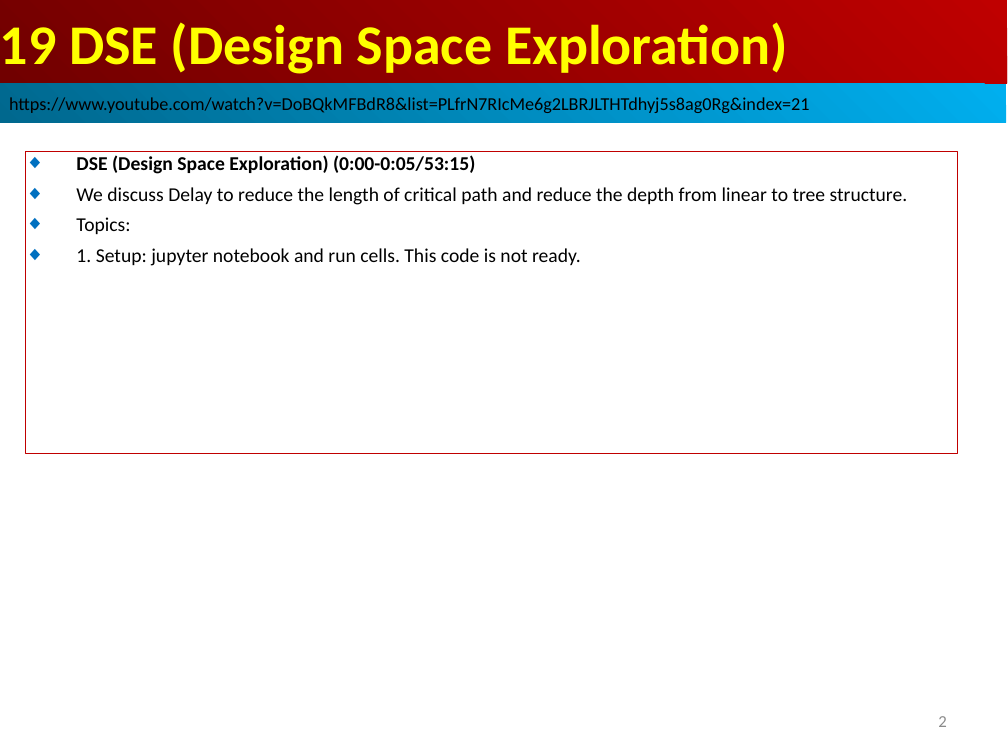
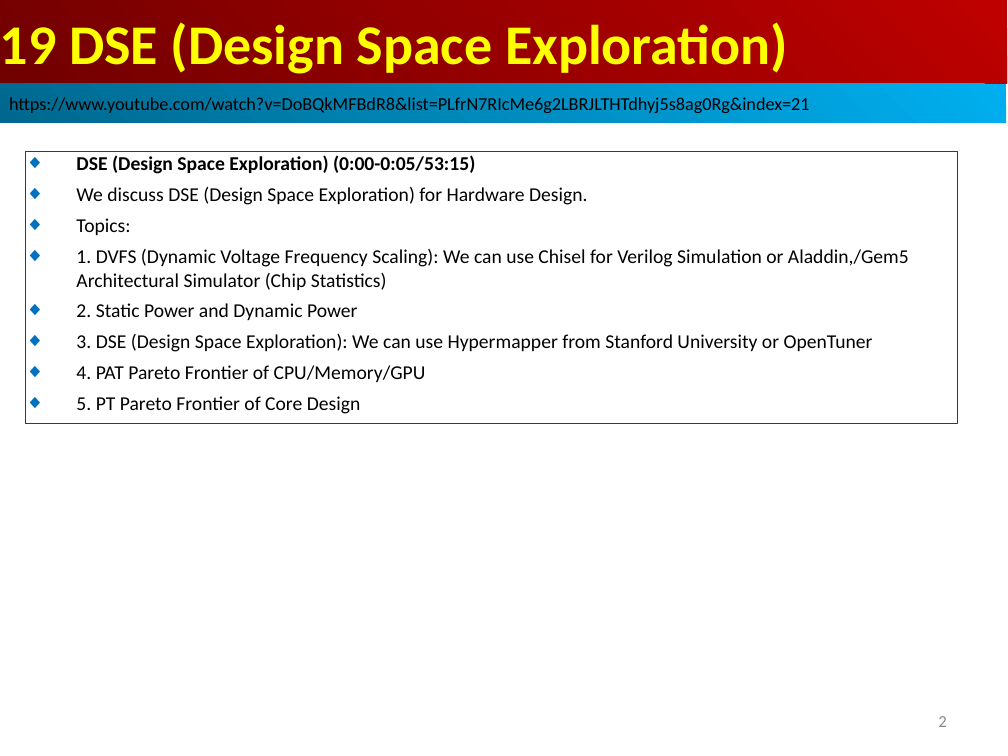
Before and after one commit to peterhchen/AIU_CS800_Chisel, a slide deck: slide 2 of 500_UCSC_HWD/019_DSE/000_Video/019.DSE.ppt. Drawn at 1008x756 pixels with LibreOffice and Linux fonts; fonts in the diff are those of the drawing. Boxes give left, top, right and bottom in pixels: in the first picture for what was removed or moved away, otherwise in the second. Text is boxed around its words. In the diff, an @@ line names an element or a change of style, - is before the commit and + after.

```diff
--- a/500_UCSC_HWD/019_DSE/000_Video/019.DSE.ppt
+++ b/500_UCSC_HWD/019_DSE/000_Video/019.DSE.ppt
@@ rectangle "DSE (Design Space Exploration) (0:00-0:05/53:15)": place and size @@
-rectangle "DSE (Design Space Exploration) (0:00-0:05/53:15)" at [25,151,958,454]
+rectangle "DSE (Design Space Exploration) (0:00-0:05/53:15)" at [25,151,958,423]
@@ text in rectangle at [76,187,587,205]: text changed @@
-◆ We discuss Delay to reduce the length of critical path and reduce the depth from linear to tree structure.
+◆ We discuss DSE (Design Space Exploration) for Hardware Design.
@@ text in rectangle at [76,249,909,414]: text changed @@
-◆ 1. Setup: jupyter notebook and run cells. This code is not ready.
+◆ 1. DVFS (Dynamic Voltage Frequency Scaling): We can use Chisel for Verilog Simulation or Aladdin,/Gem5 Architectural Simulator (Chip Statistics)
+◆ 2. Static Power and Dynamic Power
+◆ 3. DSE (Design Space Exploration): We can use Hypermapper from Stanford University or OpenTuner
+◆ 4. PAT Pareto Frontier of CPU/Memory/GPU
+◆ 5. PT Pareto Frontier of Core Design
```
Also in this commit, not shown: 4 other slides changed, 17 slides added.
